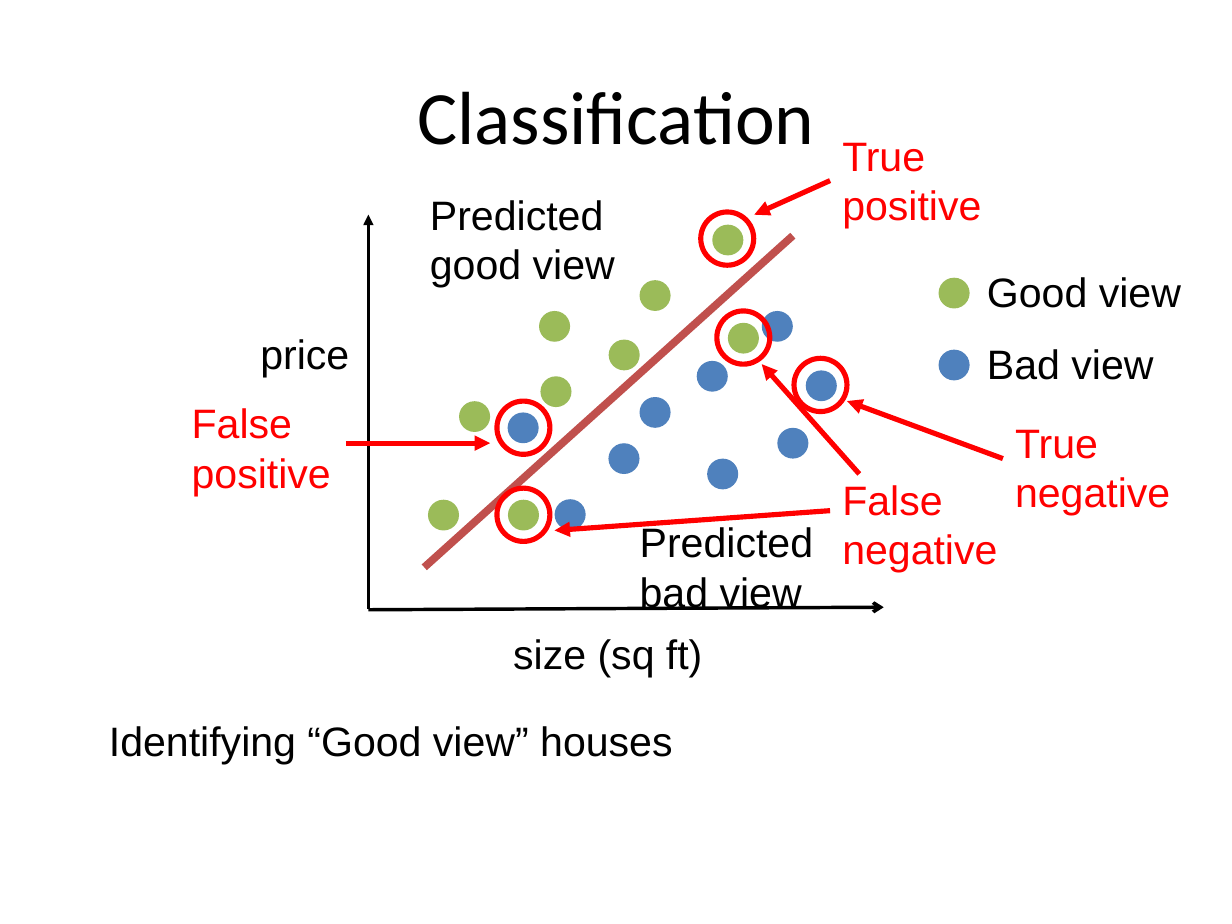
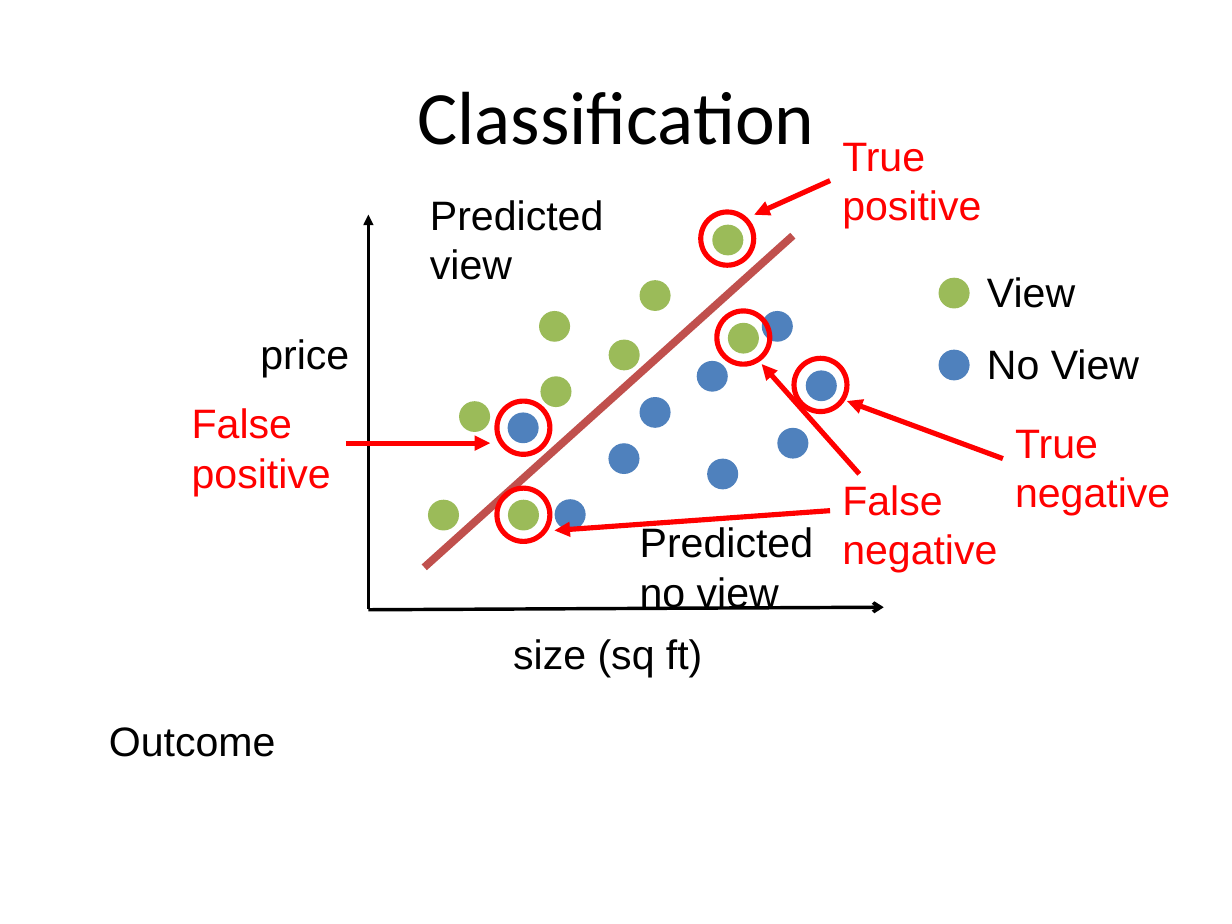
Before and after one commit to aloksharma1993/techfest-ml-tutorial, a slide deck: slide 16 of Techfest_ML.pptx. Drawn at 1232x924 pixels with LibreOffice and Linux fonts; fonts in the diff are those of the drawing. Boxes give left, top, right and bottom in pixels: in the first picture for what was removed or moved away, otherwise in the second. Text is boxed around its words. In the diff, an @@ line names an element or a change of style, - is before the commit and + after.

```diff
--- a/Techfest_ML.pptx
+++ b/Techfest_ML.pptx
@@ text at (x1=430, y1=200, x2=603, y2=280): text changed @@
-Predicted good view
+Predicted view
@@ text at (x1=987, y1=277, x2=1075, y2=308): text changed @@
-Good view
+View
@@ text at (x1=987, y1=349, x2=1139, y2=380): text changed @@
-Bad view
+No View
@@ text at (x1=640, y1=525, x2=813, y2=610): text changed @@
-Predicted bad view
+Predicted no view
@@ text at (x1=109, y1=727, x2=276, y2=757): text changed @@
-Identifying “Good view” houses
+Outcome
```
Also in this commit, not shown: 5 other slides changed.
